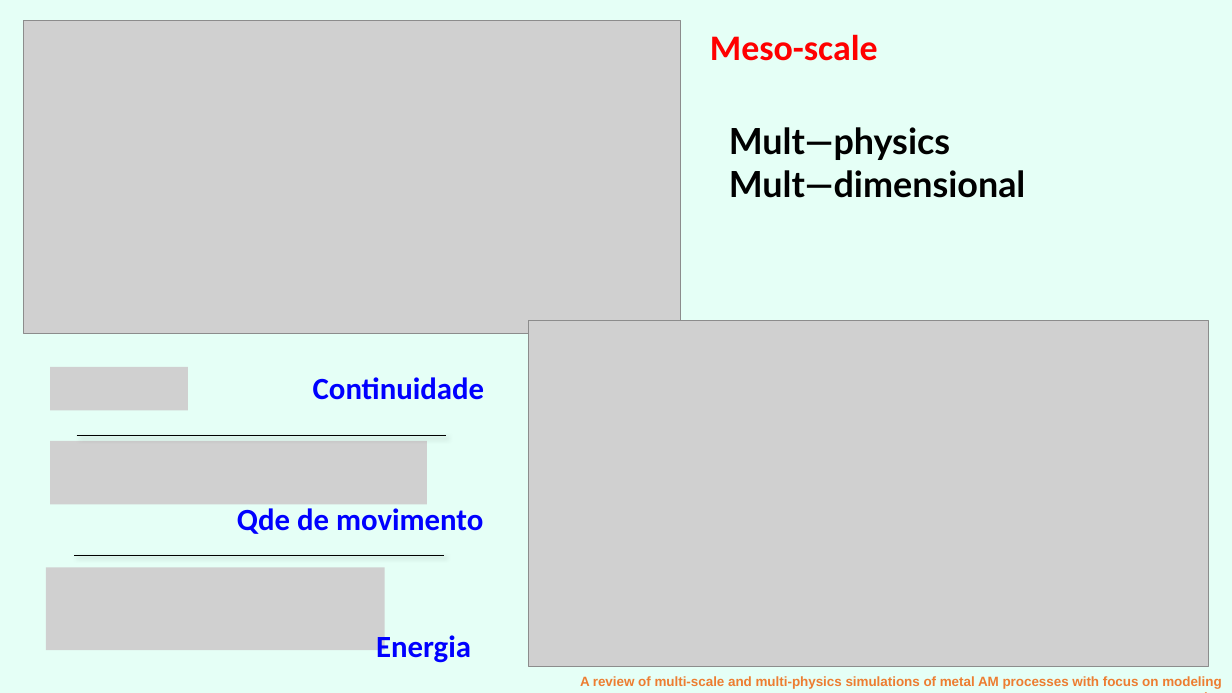
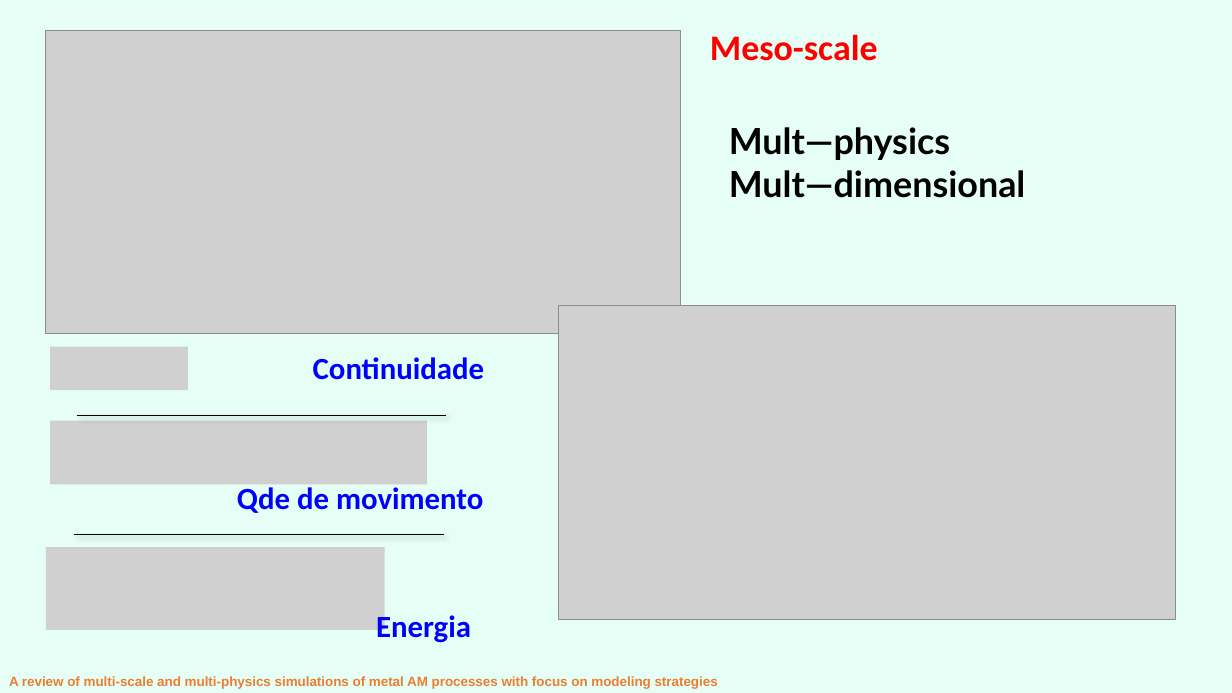
Before and after one commit to grossiRM/AM_FEG, a slide deck: slide 32 of Plano_V02_iii_AM_FEG/d_Topicos Especiais - Introducao a Manufatura Aditiva para Metais.pptx (slide 21 before the commit). Drawn at 1232x693 pixels with LibreOffice and Linux fonts; fonts in the diff are those of the drawing; grey boxes stand for pictures. Boxes give left, top, right and bottom in pixels: in the first picture for what was removed or moved away, otherwise in the second. Text is boxed around its words. In the diff, an @@ line names an element or a change of style, - is before the commit and + after.

```diff
--- a/Plano_V02_iii_AM_FEG/d_Topicos Especiais - Introducao a Manufatura Aditiva para Metais.pptx
+++ b/Plano_V02_iii_AM_FEG/d_Topicos Especiais - Introducao a Manufatura Aditiva para Metais.pptx
@@ picture: place and size @@
-picture at (24,20,681,335)
+picture at (46,30,681,334)
@@ picture: place and size @@
-picture at (529,320,1209,666)
+picture at (558,305,1176,620)
@@ 3 pictures, 3 texts, 2 lines: place and size @@
-3 pictures, 3 texts, 2 lines at (46,367,484,663)
+3 pictures, 3 texts, 2 lines at (46,347,484,643)
@@ text "A review of multi-scale and ...": place and size @@
-text "A review of multi-scale and ..." at (580,676,1221,689)
+text "A review of multi-scale and ..." at (9,676,718,689)
@@ text "A review of multi-scale and ..." at (9,676,718,689): alignment right to left @@
```
Also in this commit, not shown: 23 other slides changed, 11 slides added, 8 other files.
